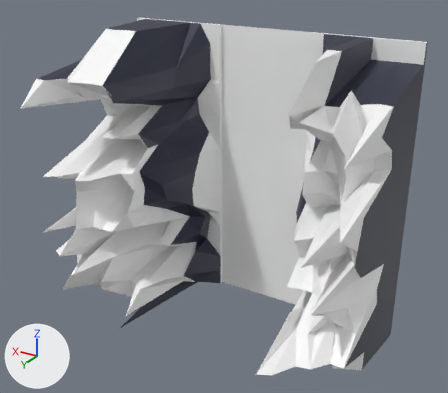
The Blender file Assets/World/SideMountains/GORY_2_2.blend, before and after one commit.
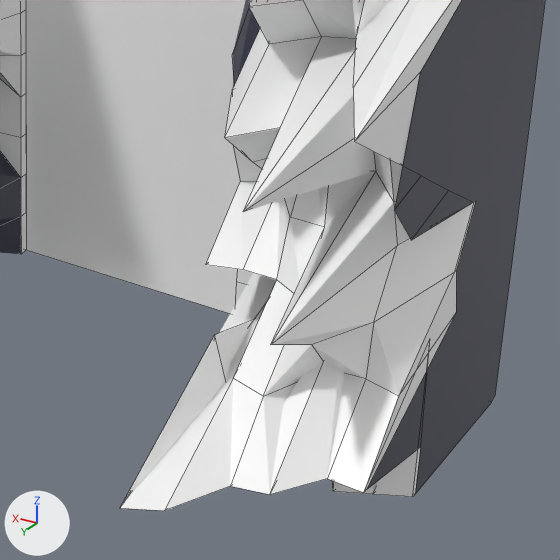
The first picture shows the older version from a camera (50 mm lens) standing at (-131.0, 296.0, 150.0) and looking at (36.0, 18.0, 11.0). The close-ups show both versions on the part from 48% to 92% of the width and 49% to 100% of the height of that picture; other places that the commit changed are outside them. Arrows for +X, +Y and +Z are at lower left; the lights stay in place. The close-ups show mesh edges as thin lines.

Script lines for the objects in view, before the commit:
```python
me_landscape_021 = bpy.data.meshes.new('Landscape.021')
me_landscape_021.from_pydata(...)  # 505 vertices, 472 faces; spans x -90.0..96.0, y -35.0..79.0, z -83.0..97.0
# faces by material slot: [370, 102]
me_landscape_021.materials.append(mat_material)  # white #ffffff
me_landscape_021.materials.append(mat_material_001)  # dark blue #292d41
ob_landscape_021 = bpy.data.objects.new('Landscape.021', me_landscape_021)
ob_landscape_021.location = (36.7, 0.0, 0.0)
```
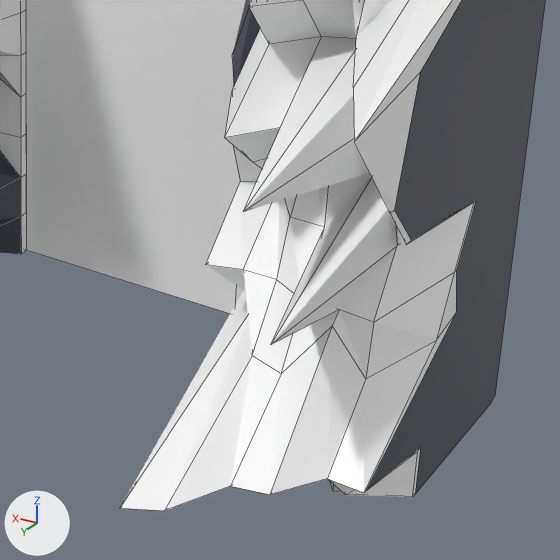
The newer file is also turned or shifted as a whole; pictures and numbers use the older file's frame.

Edits to the bpy script that builds the scene:
```text
Change me_landscape_021:
    where me_landscape_021.from_pydata(...)  # 505 vertices, 472 faces; spans x -90.0..96.0, y -35.0..79.0, z -83.0..97.0
    used by ob_landscape_021; location = (36.7, 0.0, 0.0)
    me_landscape_021 part 1
    me_landscape_021.vertices[217].co: (-69.0, 20.0, -50.0) -> (-69.0, 20.0, -67.0)
    me_landscape_021.vertices[228].co: (-55.0, 12.0, -42.0) -> (-55.0, 12.0, -70.0)
    me_landscape_021.vertices[408].co: (-69.0, 50.0, -38.0) -> (-69.0, 42.0, -38.0)  # pixel (263, 396) -> pixel (281, 373)
    me_landscape_021.vertices[413].co: (-62.0, 48.0, -38.0) -> (-62.0, 40.0, -38.0)  # pixel (233, 378) -> pixel (252, 355)
    me_landscape_021.vertices[417].co: (-55.0, -7.0, -38.0) -> (-55.0, 22.0, -38.0)
    me_landscape_021.vertices[431].co: (-76.0, 47.0, -26.0) -> (-76.0, 33.0, -26.0)  # pixel (311, 344) -> pixel (339, 309)
    me_landscape_021.vertices[436].co: (-69.0, 21.0, -50.0) -> (-69.0, 21.0, -67.0)
    me_landscape_021.vertices[444].co: (-55.0, 13.0, -45.0) -> (-55.0, 13.0, -73.0)
    me_landscape_021.vertices[448].co: (-90.0, 37.0, 7.0) -> (-90.0, 52.0, 7.0)  # pixel (421, 175) -> pixel (390, 213)
    me_landscape_021.vertices[449].co: (-90.0, 19.0, -4.0) -> (-90.0, 42.0, -4.0)  # pixel (448, 190) -> pixel (406, 244)
    me_landscape_021.vertices[455].co: (-76.0, 36.0, -38.0) -> (-76.0, 36.0, -28.0)  # not seen -> pixel (332, 325)
    me_landscape_021.vertices[469].co: (-55.0, 42.0, -34.0) -> (-55.0, 42.0, -58.0)  # pixel (214, 334) -> not seen
    me_landscape_021.vertices[477].co: (-83.0, 0.0, -60.0) -> (-83.0, 41.0, -60.0)  # not seen -> pixel (345, 494)
    me_landscape_021.vertices[495].co: (-76.0, 30.0, -28.0) -> (-76.0, 30.0, -53.0)
    me_landscape_021.vertices[497].co: (-90.0, 38.0, -38.0) -> (-90.0, 17.0, -38.0)  # pixel (398, 395) -> pixel (436, 340)
    me_landscape_021.vertices[502].co: (-90.0, 21.0, -35.0) -> (-90.0, 21.0, -61.0)  # pixel (430, 338) -> pixel (417, 451)
```

Where the change shows, as pixel boxes (x1, y1, x2, y2) in the close-ups (560 x 560 px; the box of a moved part takes in the faces that stretch with it):
part 1 of me_landscape_021, moved or reshaped
    both: (120, 73, 475, 511)
